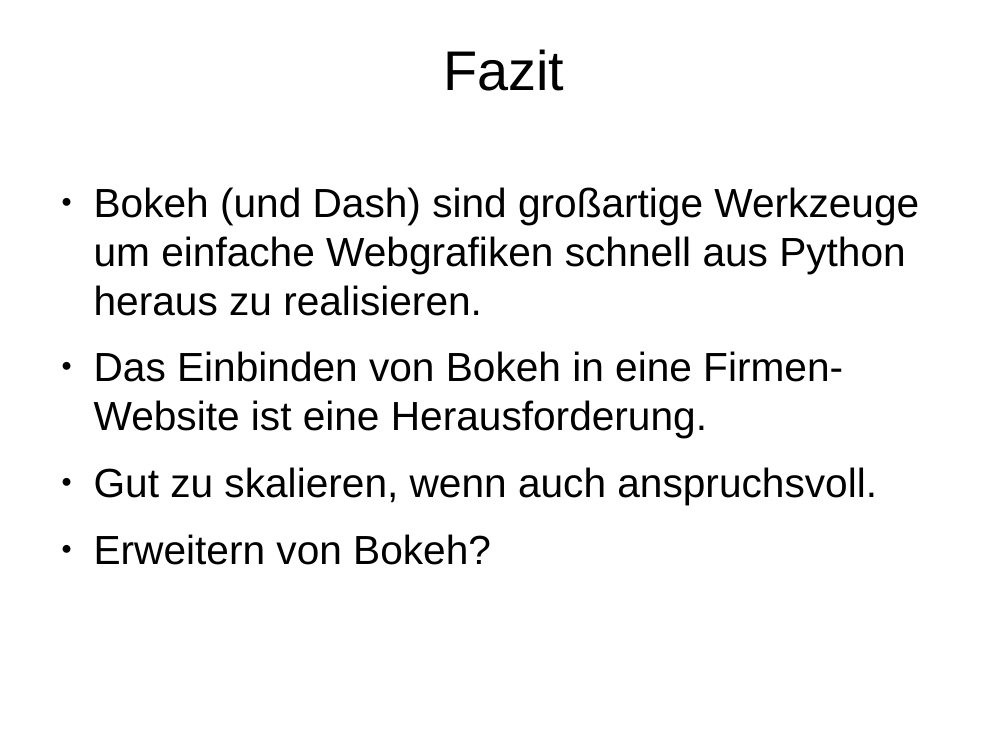
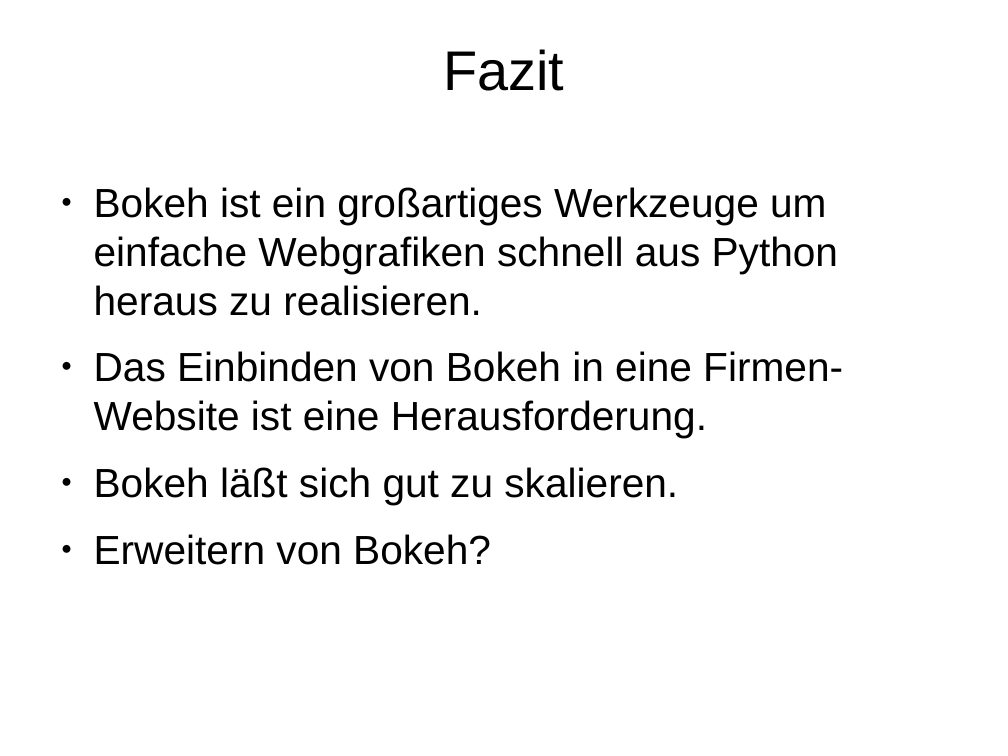
Before and after one commit to Inqbus/python_summit, a slide deck: slide 73 of vortrag/bokeh_sandra.odp (slide 70 before the commit). Drawn at 1008x756 pixels with LibreOffice and Linux fonts; fonts in the diff are those of the drawing. Boxes give left, top, right and bottom in pixels: in the first picture for what was removed or moved away, otherwise in the second. Text is boxed around its words. In the diff, an @@ line names an element or a change of style, - is before the commit and + after.

```diff
--- a/vortrag/bokeh_sandra.odp
+++ b/vortrag/bokeh_sandra.odp
@@ text at (x1=94, y1=187, x2=838, y2=316): text changed @@
-● Bokeh (und Dash) sind großartige Werkzeuge um einfache Webgrafiken schnell aus Python heraus zu realisieren.
+● Bokeh ist ein großartiges Werkzeuge um einfache Webgrafiken schnell aus Python heraus zu realisieren.
@@ text at (x1=94, y1=467, x2=678, y2=505): text changed @@
-● Gut zu skalieren, wenn auch anspruchsvoll.
+● Bokeh läßt sich gut zu skalieren.
```
Also in this commit, not shown: 8 other slides changed, 3 slides added.
